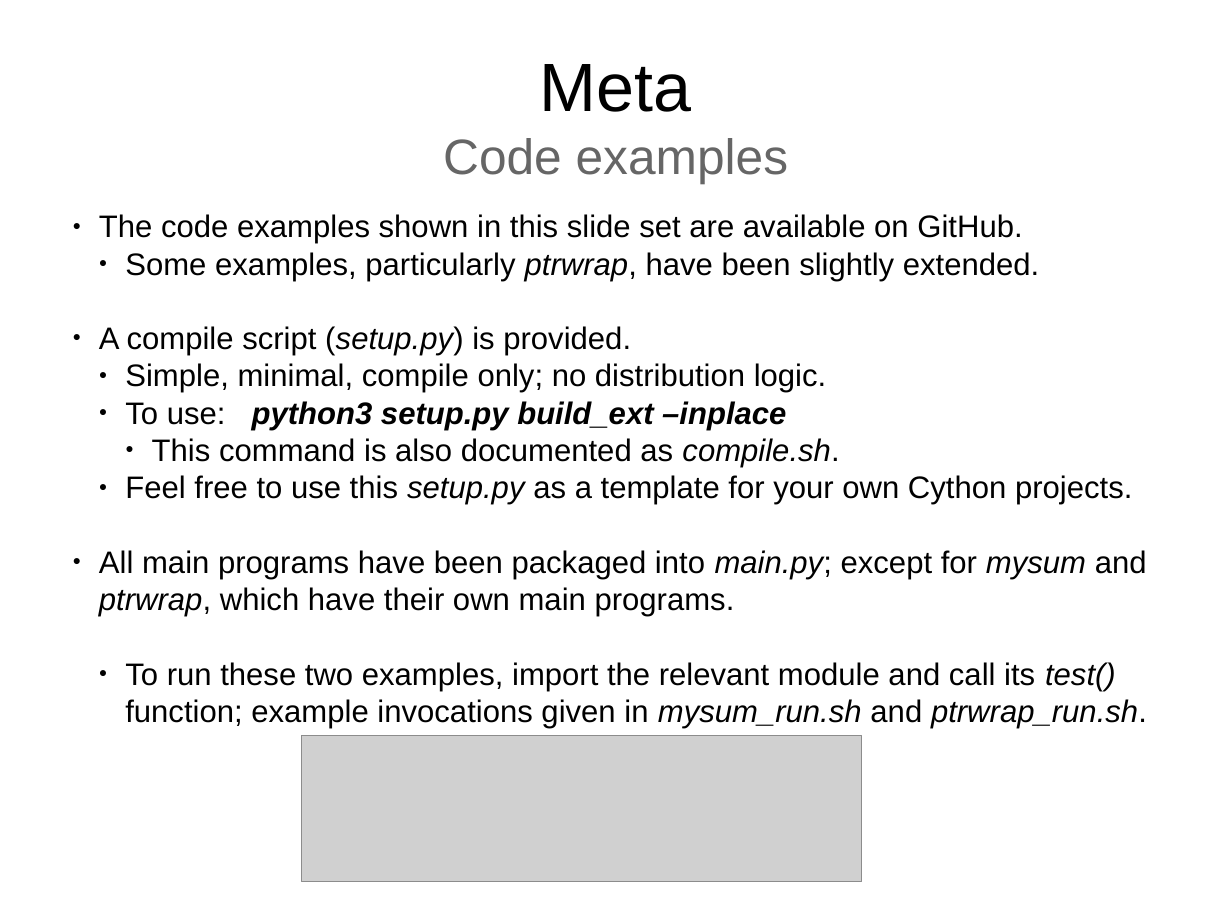
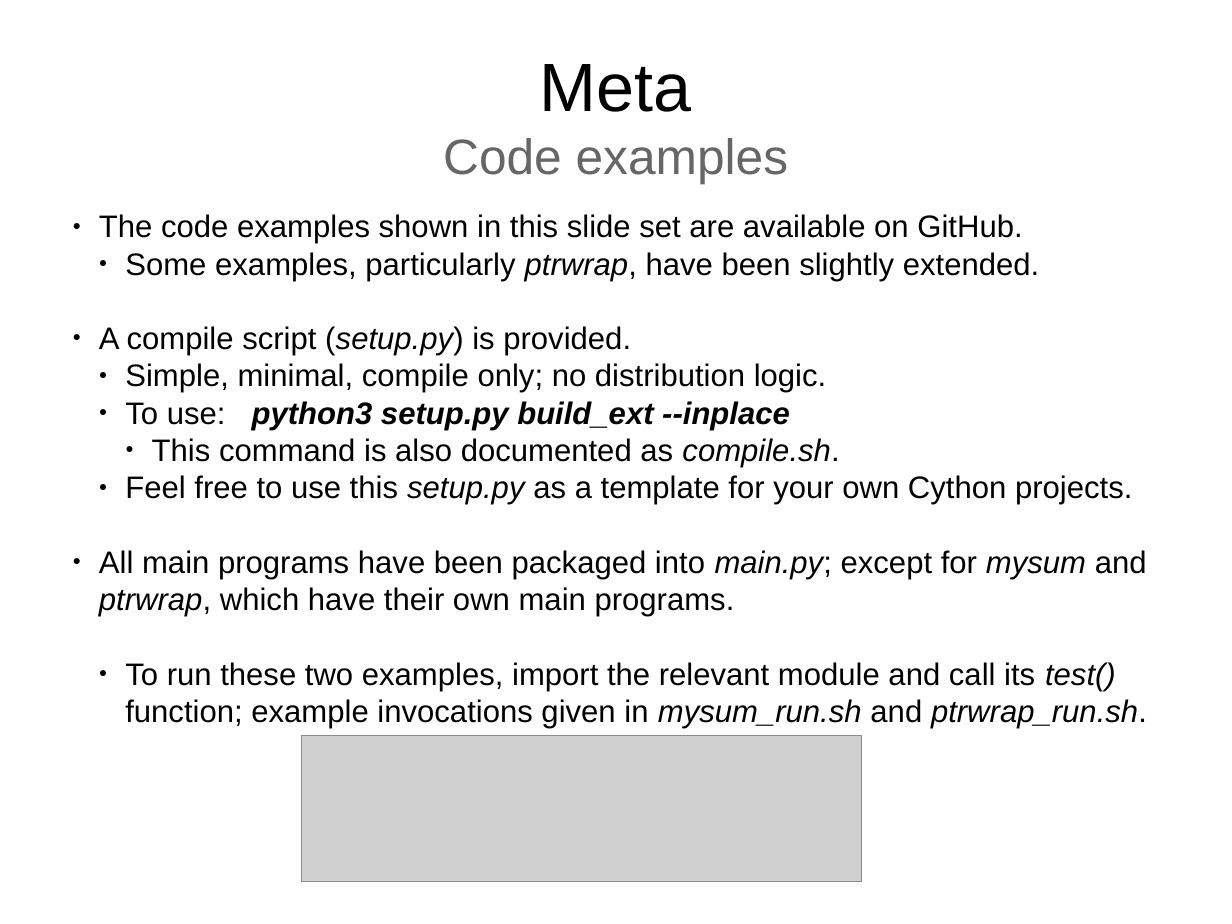
Before and after one commit to Technologicat/python-3-scicomp-intro, a slide deck: slide 19 of lecture_slides/src/lecture8/lectures_tut_2018_8.odp. Drawn at 1232x924 pixels with LibreOffice and Linux fonts; fonts in the diff are those of the drawing; grey boxes stand for pictures. Boxes give left, top, right and bottom in pixels: in the first picture for what was removed or moved away, otherwise in the second. Text is boxed around its words. In the diff, an @@ line names an element or a change of style, - is before the commit and + after.

Commit message:
lecture 8: fix broken double dash in command line (slide 19)

```diff
--- a/lecture_slides/src/lecture8/lectures_tut_2018_8.odp
+++ b/lecture_slides/src/lecture8/lectures_tut_2018_8.odp
@@ text at (x1=125, y1=401, x2=790, y2=430): text changed @@
-  ● To use: python3 setup.py build_ext –inplace
+  ● To use: python3 setup.py build_ext --inplace
```
Also in this commit, not shown: 2 other files.
